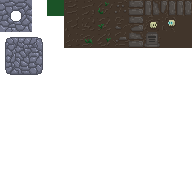
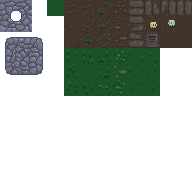
Before/after of a 192px x 192px layered artwork. What changed in the layer stack:
renamed "Layer 6" to "Layer 9 copy", painted on it over [64, 5, 160, 96]
